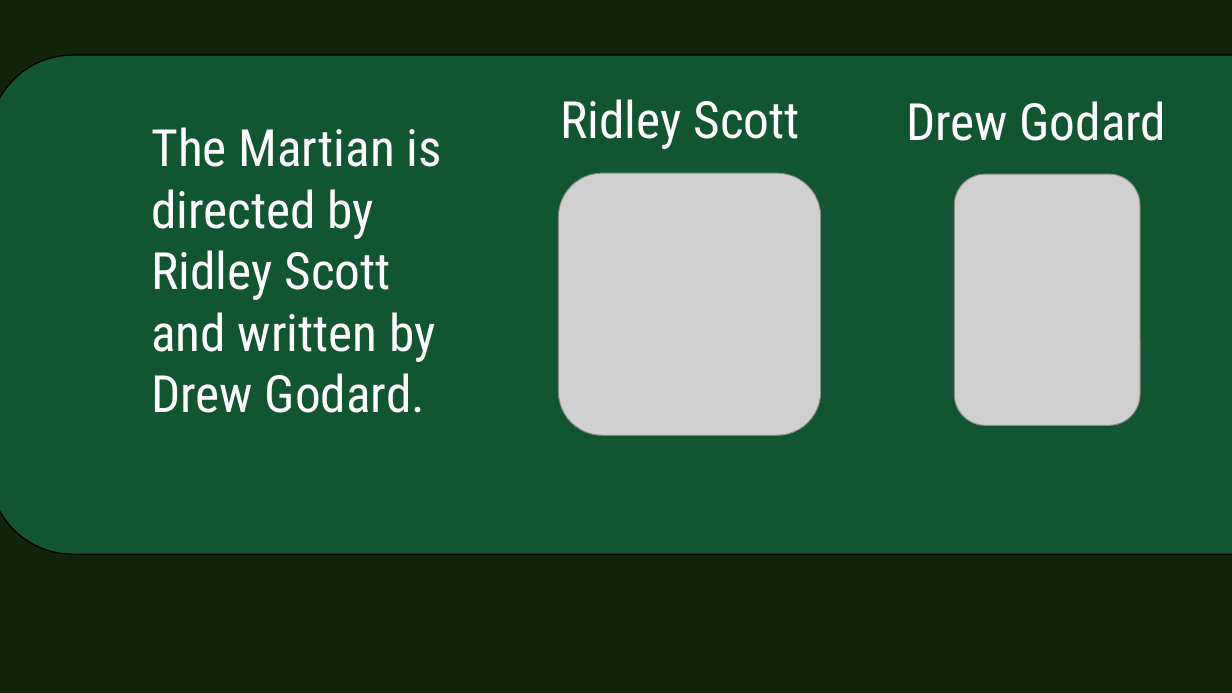
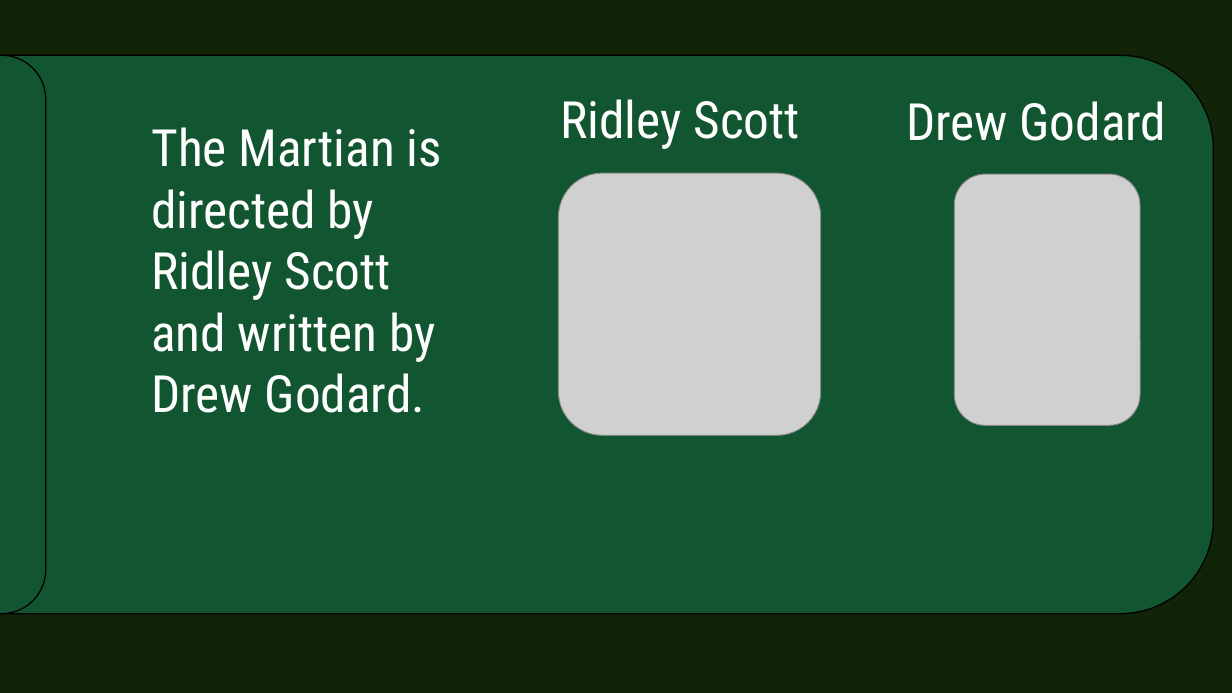
Before and after one commit to mrassk/mrassk.github.io, a slide deck: slide 8 of martian.pptx. Drawn at 1232x693 pixels with LibreOffice and Linux fonts; fonts in the diff are those of the drawing; grey boxes stand for pictures; background and template pictures are left out. Boxes give left, top, right and bottom in pixels: in the first picture for what was removed or moved away, otherwise in the second. Text is boxed around its words. In the diff, an @@ line names an element or a change of style, - is before the commit and + after.

```diff
--- a/martian.pptx
+++ b/martian.pptx
@@ rounded rectangle at <box>0,55,1214,614</box>: mirrored; rotation 0 to 180 degrees @@
@@ rounded rectangle added at <box>0,55,45,614</box>, fill #125531, outline #000000 1 pt @@
```
Also in this commit, not shown: 6 other slides changed.
